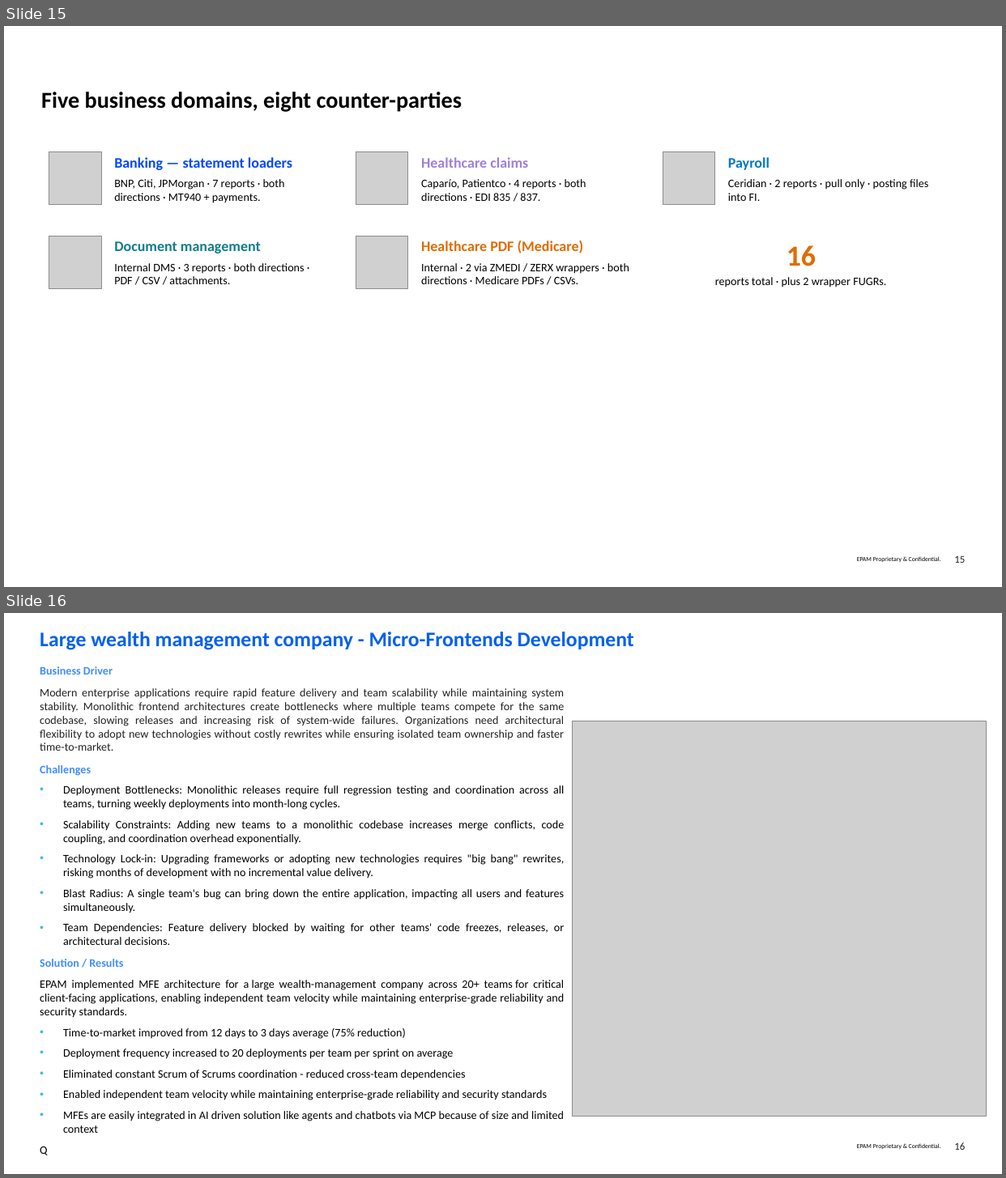
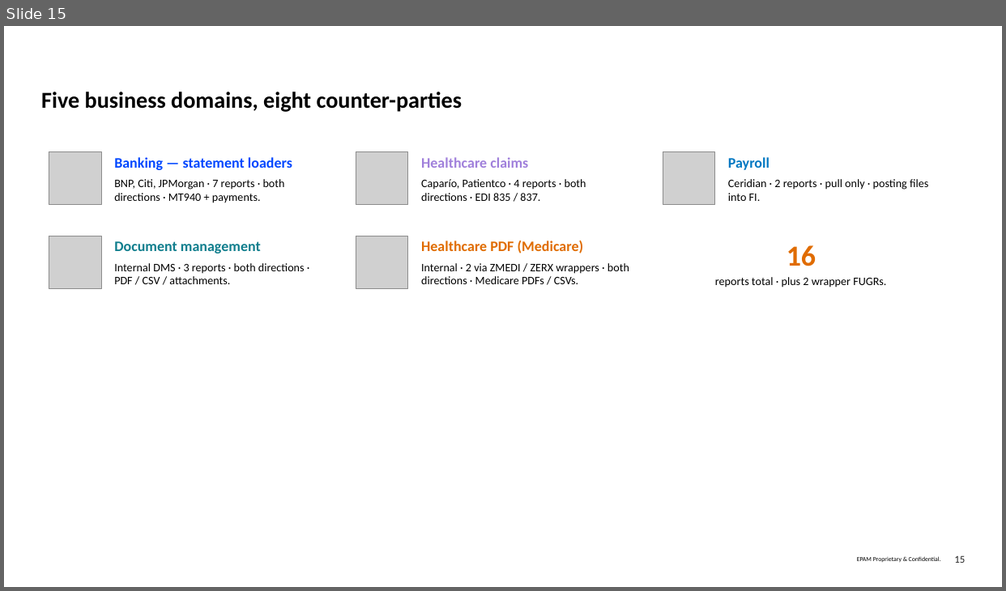
Before and after one commit to fr0ster/cloud-llm-hub, a slide deck: docs/tutorials/codebase-analysis/examples/report.simple-deck.pptx. Shown one above the other, each under a label of ours: slides 15 and 16 before the commit, slide 15 after it. The pictures are 1006x1178 and 1006x591 pixels, drawn with LibreOffice and Linux fonts; fonts in the diff are those of the drawing; grey boxes stand for pictures; background and template pictures are left out. Boxes give left, top, right and bottom in pixels: in the first picture for what was removed or moved away, otherwise in the second. Text is boxed around its words. In the diff, an @@ line names an element or a change of style, - is before the commit and + after.

```diff
--- a/docs/tutorials/codebase-analysis/examples/report.simple-deck.pptx
+++ b/docs/tutorials/codebase-analysis/examples/report.simple-deck.pptx
@@ slide 16 removed at (x1=4, y1=613, x2=1002, y2=1174), background #FFFFFF; not listed: 2 template elements that a slide beside it also shows @@
@@ title removed at (x1=40, y1=632, x2=634, y2=650) @@
-Large wealth management company - Micro-Frontends Development
@@ text removed at (x1=40, y1=666, x2=565, y2=1133) @@
-    Business Driver
-    Modern enterprise applications require rapid feature delivery and team scalability while maintaining system stability. Monolithic frontend architectures create bottlenecks where multiple teams compete for the same codebase, slowing releases and increasing risk of system-wide failures. Organizations need architectural flexibility to adopt new technologies without costly rewrites while ensuring isolated team ownership and faster time-to-market.
-    Challenges
-    • Deployment Bottlenecks: Monolithic releases require full regression testing and coordination across all teams, turning weekly deployments into month-long cycles.
-    • Scalability Constraints: Adding new teams to a monolithic codebase increases merge conflicts, code coupling, and coordination overhead exponentially.
-    • Technology Lock-in: Upgrading frameworks or adopting new technologies requires "big bang" rewrites, risking months of development with no incremental value delivery.
-    • Blast Radius: A single team's bug can bring down the entire application, impacting all users and features simultaneously.
-    • Team Dependencies: Feature delivery blocked by waiting for other teams' code freezes, releases, or architectural decisions.
-    Solution / Results
-    EPAM implemented MFE architecture for a large wealth-management company across 20+ teams for critical client-facing applications, enabling independent team velocity while maintaining enterprise-grade reliability and security standards.
-    • Time-to-market improved from 12 days to 3 days average (75% reduction)
-    • Deployment frequency increased to 20 deployments per team per sprint on average
-    • Eliminated constant Scrum of Scrums coordination - reduced cross-team dependencies
-    • Enabled independent team velocity while maintaining enterprise-grade reliability and security standards
-    • MFEs are easily integrated in AI driven solution like agents and chatbots via MCP because of size and limited context
-    Q
@@ picture removed at (x1=572, y1=721, x2=986, y2=1117) @@
```
Also in this commit, not shown: 1 other slide removed, 2 other files.
